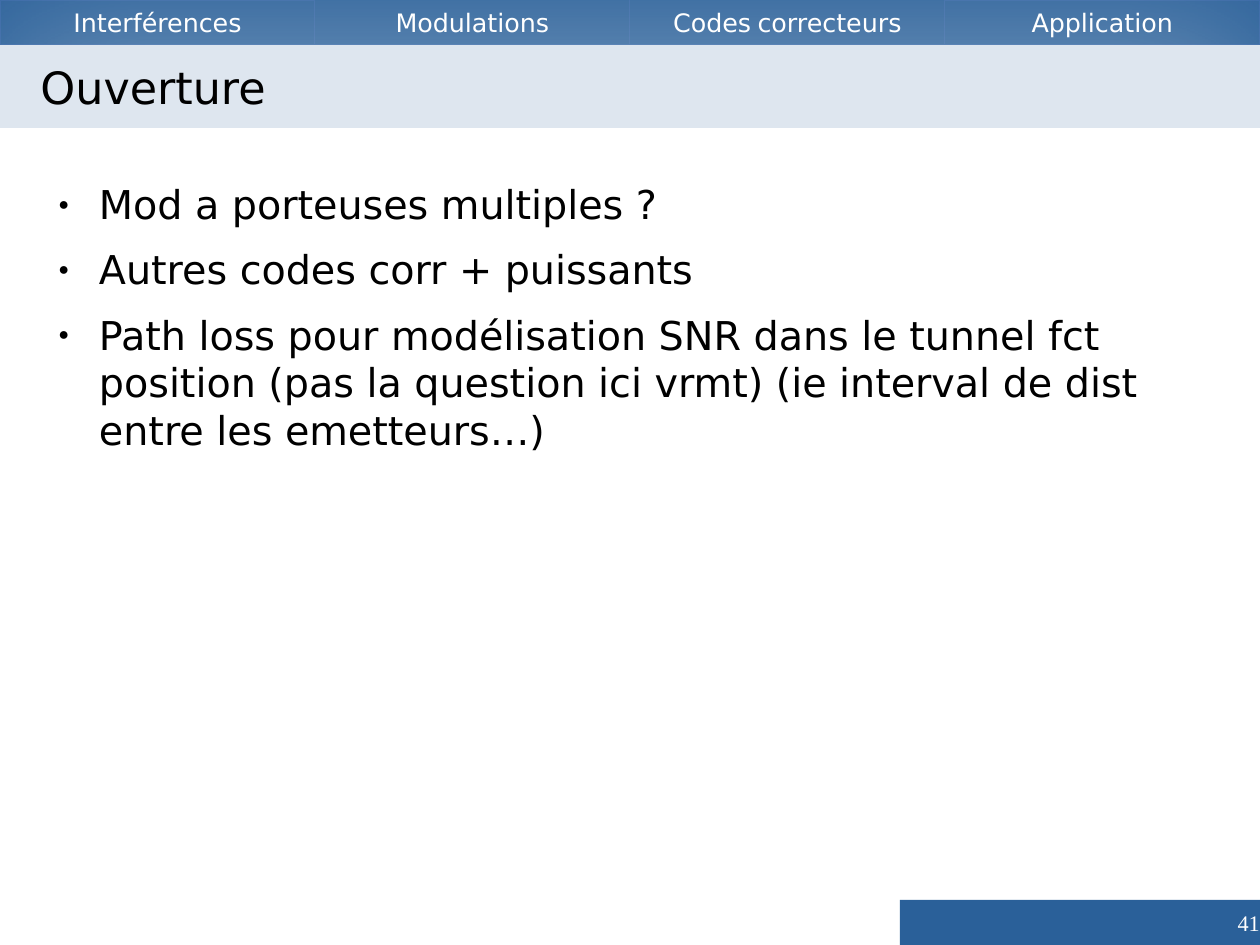
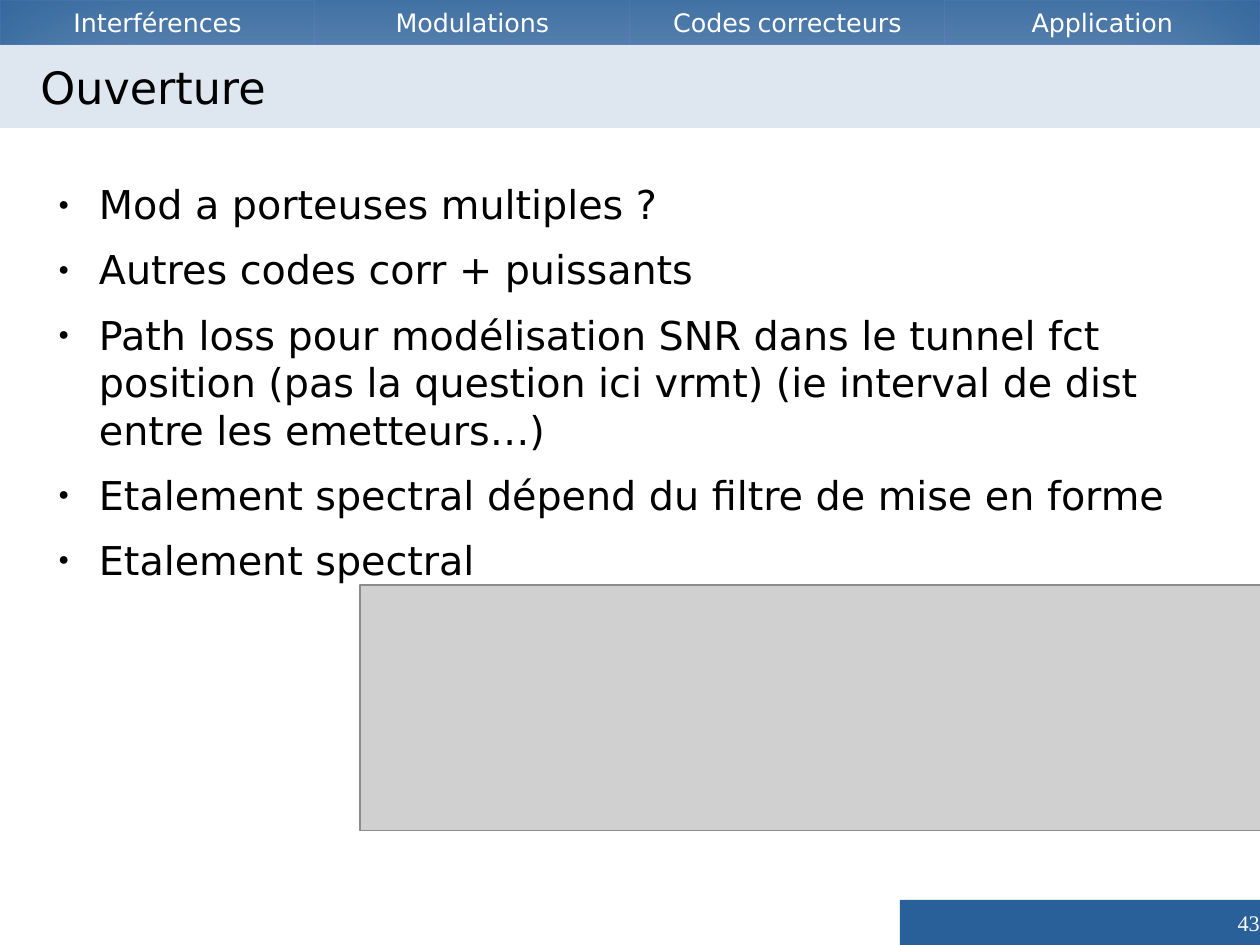
Before and after one commit to Vzrod/tipe, a slide deck: slide 43 of TIPE.odp (slide 41 before the commit). Drawn at 1260x945 pixels with LibreOffice and Linux fonts; fonts in the diff are those of the drawing; grey boxes stand for pictures. Boxes give left, top, right and bottom in pixels: in the first picture for what was removed or moved away, otherwise in the second. Text is boxed around its words. In the diff, an @@ line names an element or a change of style, - is before the commit and + after.

```diff
--- a/TIPE.odp
+++ b/TIPE.odp
@@ text at bbox=[99, 478, 1164, 584]: paragraphs added @@
+● Etalement spectral dépend du filtre de mise en forme
+● Etalement spectral
@@ picture added at bbox=[360, 585, 1260, 831] @@
@@ page number at bbox=[1238, 916, 1260, 932]: text changed @@
-41
+43
```
Also in this commit, not shown: 3 other slides changed, 2 slides added, 6 other files.
